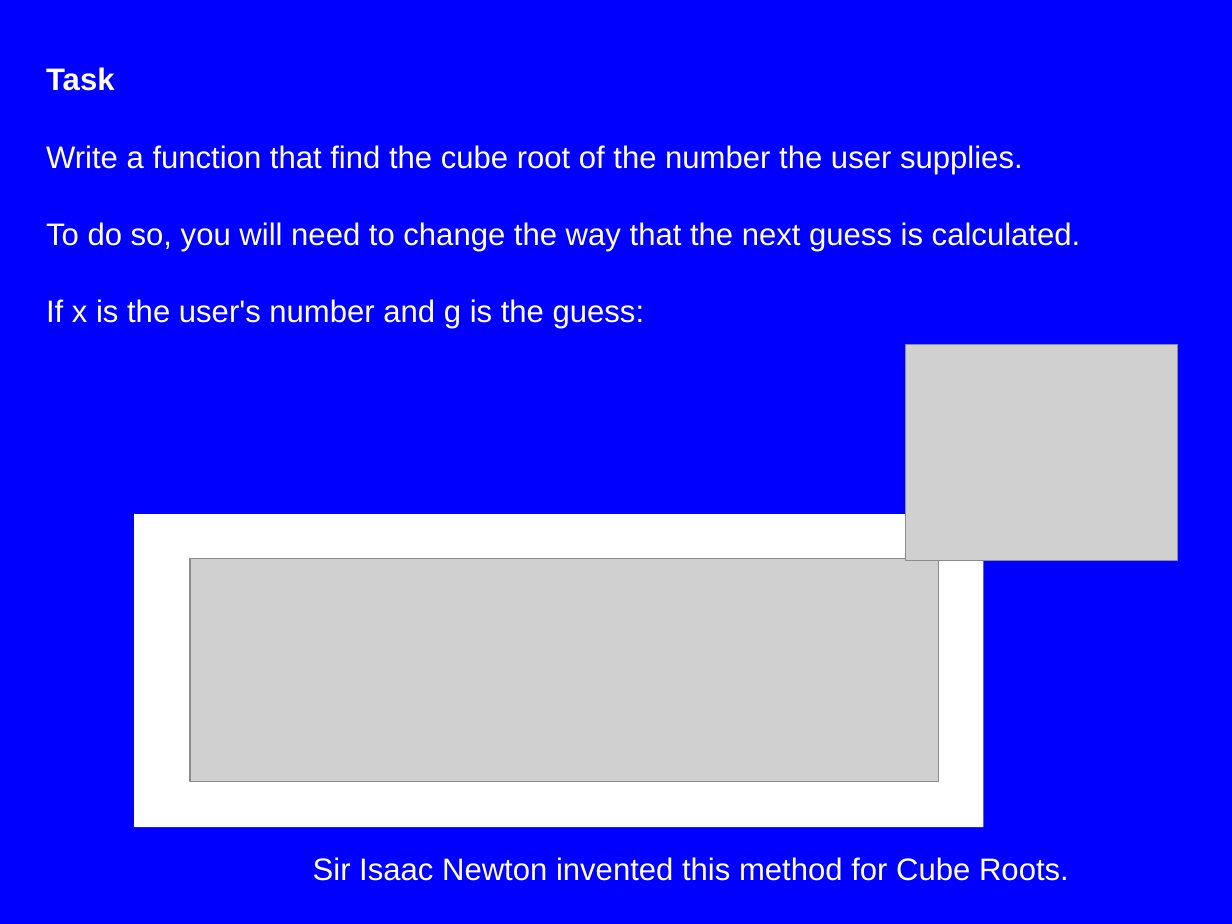
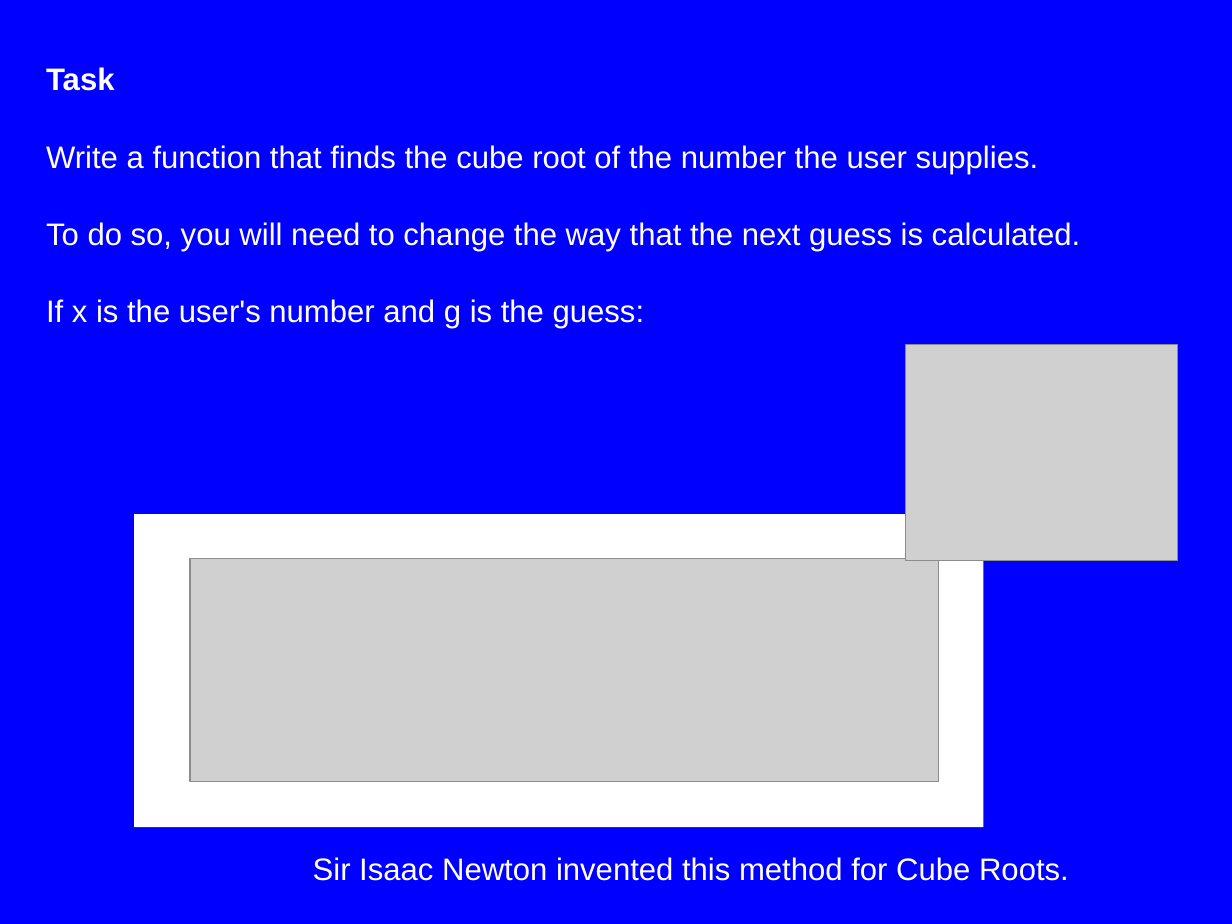
Before and after one commit to m-tranter/cathedral, a slide deck: slide 15 of python/Y8/8_2python.ppt. Drawn at 1232x924 pixels with LibreOffice and Linux fonts; fonts in the diff are those of the drawing; grey boxes stand for pictures. Boxes give left, top, right and bottom in pixels: in the first picture for what was removed or moved away, otherwise in the second. Text is boxed around its words. In the diff, an @@ line names an element or a change of style, - is before the commit and + after.

```diff
--- a/python/Y8/8_2python.ppt
+++ b/python/Y8/8_2python.ppt
@@ text at [46,145,1039,174]: text changed @@
-Write a function that find the cube root of the number the user supplies.
+Write a function that finds the cube root of the number the user supplies.
```
Also in this commit, not shown: 2 other slides changed, 8 other files.
